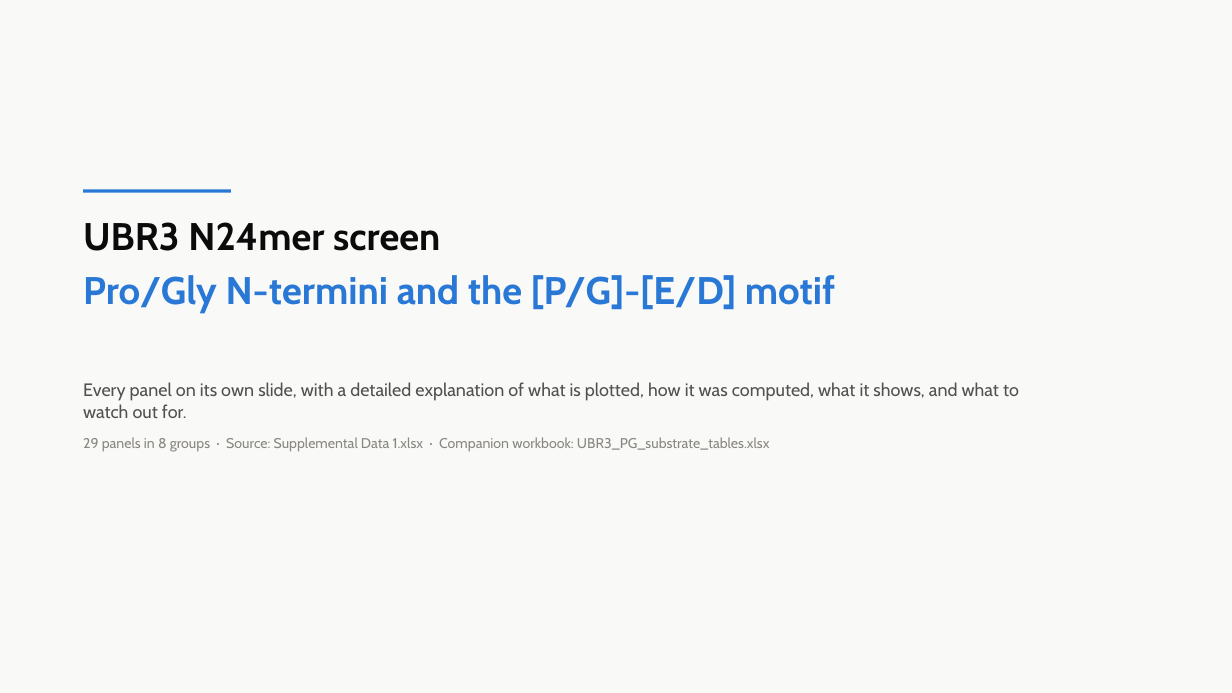
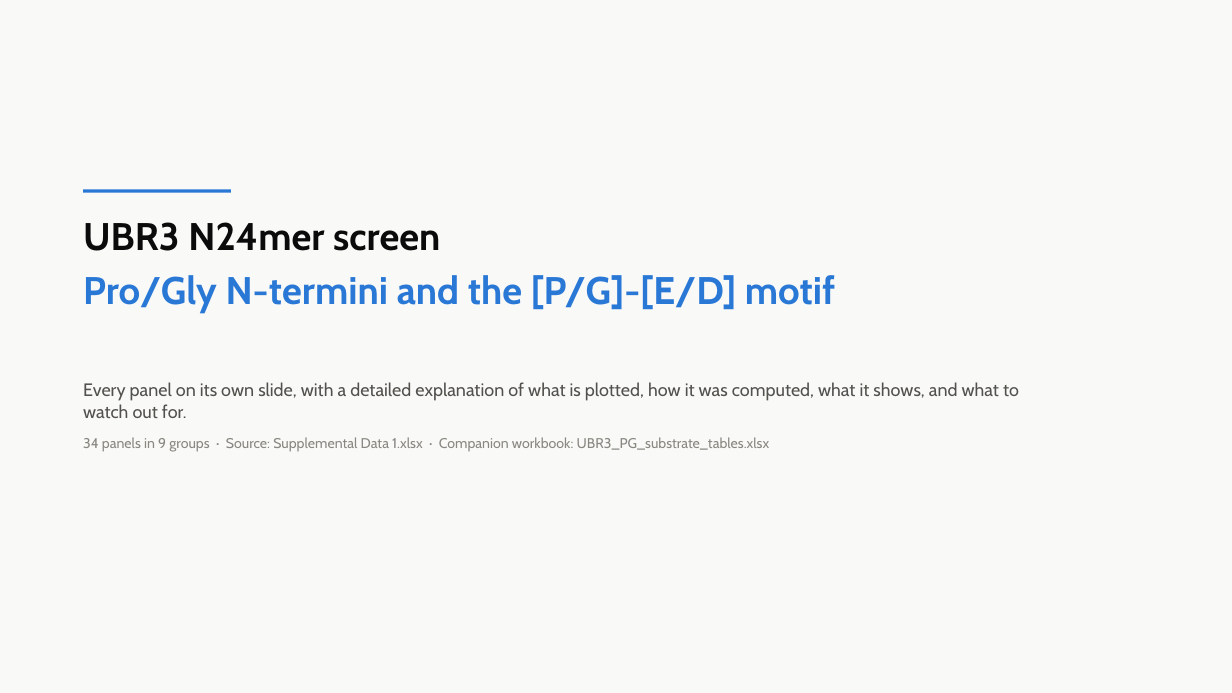
Before and after one commit to idobleicher/dianaMega, a slide deck: slide 1 of ubr3_PG_reviewer/UBR3_figures_explained.pptx. Drawn at 1232x693 pixels with LibreOffice and Linux fonts; fonts in the diff are those of the drawing. Boxes give left, top, right and bottom in pixels: in the first picture for what was removed or moved away, otherwise in the second. Text is boxed around its words. In the diff, an @@ line names an element or a change of style, - is before the commit and + after.

```diff
--- a/ubr3_PG_reviewer/UBR3_figures_explained.pptx
+++ b/ubr3_PG_reviewer/UBR3_figures_explained.pptx
@@ text at [83,437,770,452]: text changed @@
-29 panels in 8 groups · Source: Supplemental Data 1.xlsx · Companion workbook: UBR3_PG_substrate_tables.xlsx
+34 panels in 9 groups · Source: Supplemental Data 1.xlsx · Companion workbook: UBR3_PG_substrate_tables.xlsx
```
Also in this commit, not shown: 6 slides added, 21 other files.
